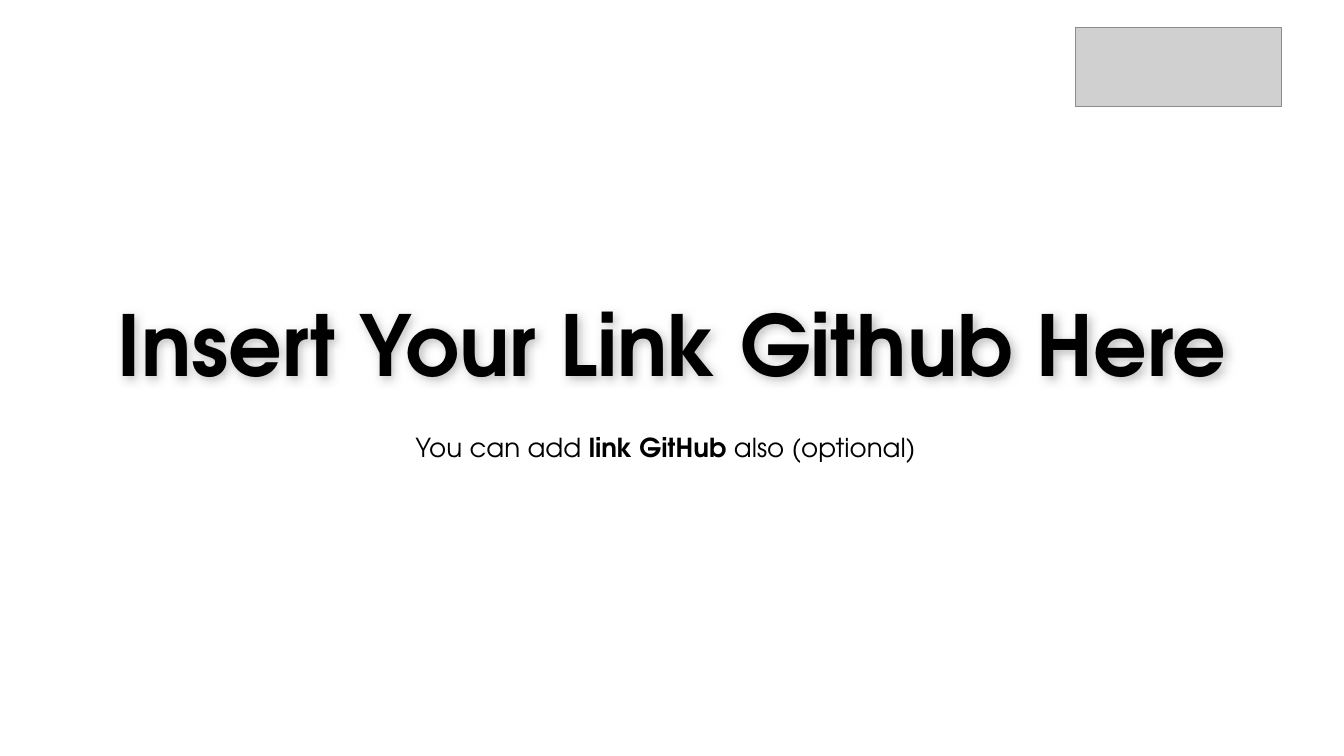
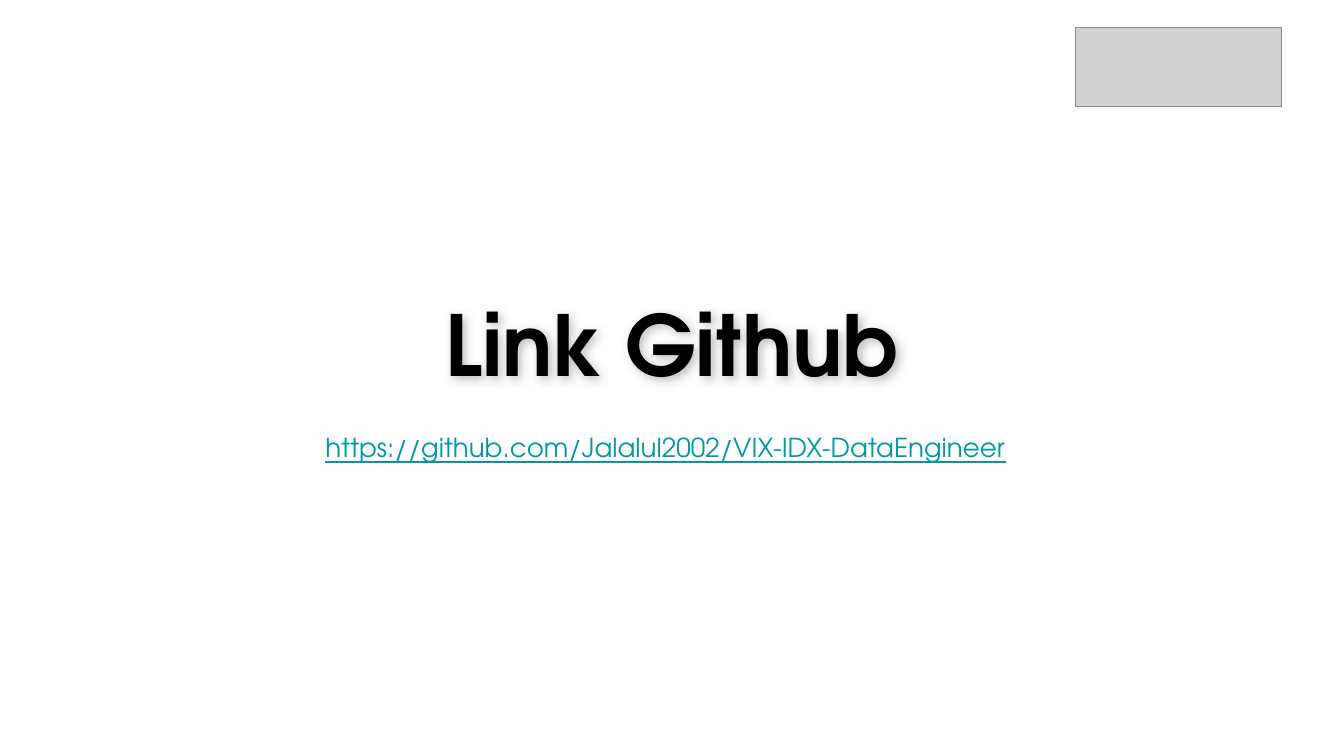
Before and after one commit to Jalalul2002/VIX-IDX-DataEngineer, a slide deck: slide 19 of FinalTask_IDX Partners_DE_Jalalul Mu'ti.pptx. Drawn at 1344x756 pixels with LibreOffice and Linux fonts; fonts in the diff are those of the drawing; grey boxes stand for pictures; background and template pictures are left out. Boxes give left, top, right and bottom in pixels: in the first picture for what was removed or moved away, otherwise in the second. Text is boxed around its words. In the diff, an @@ line names an element or a change of style, - is before the commit and + after.

```diff
--- a/FinalTask_IDX Partners_DE_Jalalul Mu'ti.pptx
+++ b/FinalTask_IDX Partners_DE_Jalalul Mu'ti.pptx
@@ text at box(446, 311, 898, 378): text changed @@
-Insert Your Link Github Here
+Link Github
@@ text at box(325, 437, 1004, 463): text changed; text colour #000000 to #0097A7 @@
-You can add link GitHub also (optional)
+https://github.com/Jalalul2002/VIX-IDX-DataEngineer
```
Also in this commit, not shown: 2 other slides changed.
